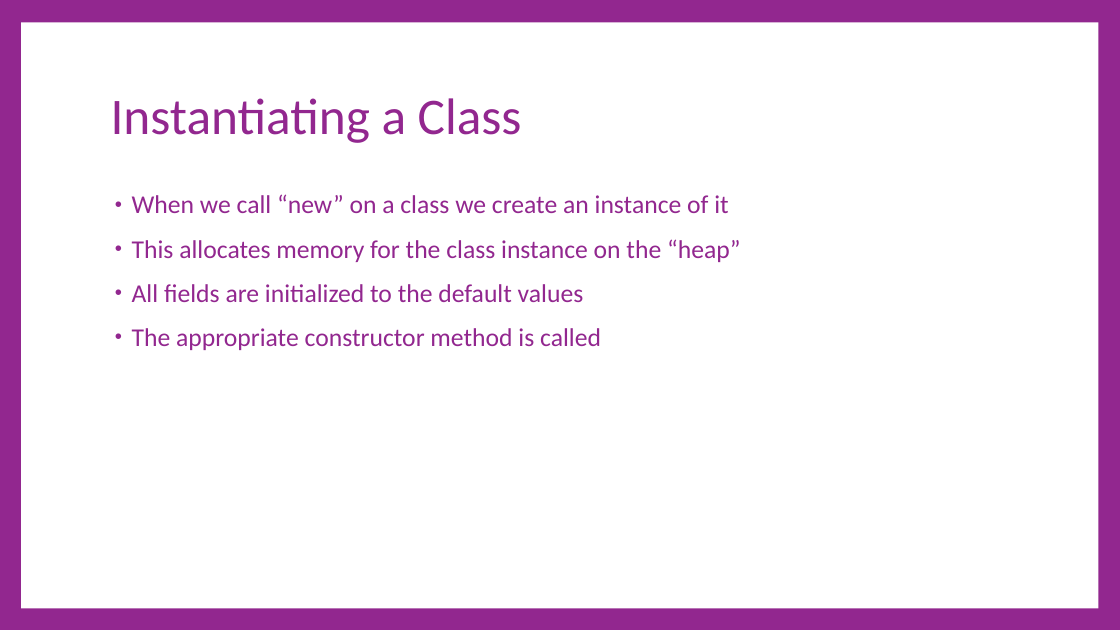
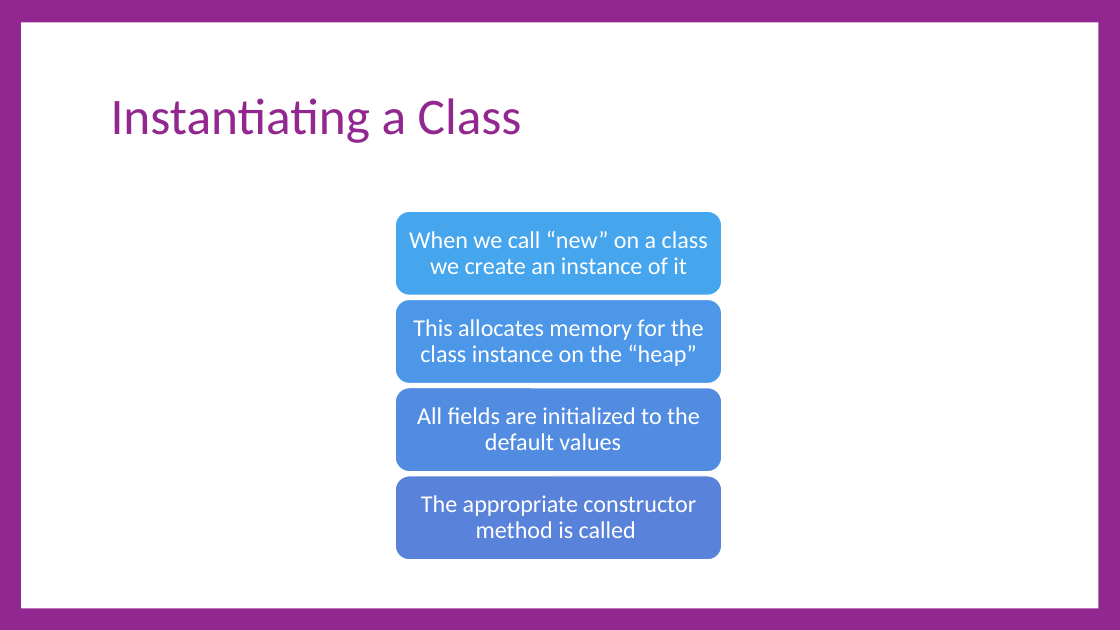
Before and after one commit to cdiggins/cs321, a slide deck: slide 12 of class-notes/cs321-winter-2023-lecture-10-classes.pptx (slide 11 before the commit). Drawn at 1120x630 pixels with LibreOffice and Linux fonts; fonts in the diff are those of the drawing. Boxes give left, top, right and bottom in pixels: in the first picture for what was removed or moved away, otherwise in the second. Text is boxed around its words. In the diff, an @@ line names an element or a change of style, - is before the commit and + after.

```diff
--- a/class-notes/cs321-winter-2023-lecture-10-classes.pptx
+++ b/class-notes/cs321-winter-2023-lecture-10-classes.pptx
@@ text removed at bbox=[132, 194, 740, 350] @@
-• When we call “new” on a class we create an instance of it
-• This allocates memory for the class instance on the “heap”
-• All fields are initialized to the default values
-• The appropriate constructor method is called
@@ group added at bbox=[395, 211, 722, 560]: 4 rounded rectangles, 4 texts @@
+When we call “new” on a class we create an instance of it
+This allocates memory for the class instance on the “heap”
+All fields are initialized to the default values
+The appropriate constructor method is called
```
Also in this commit, not shown: 18 other slides changed, 7 slides removed, 1 other file.
